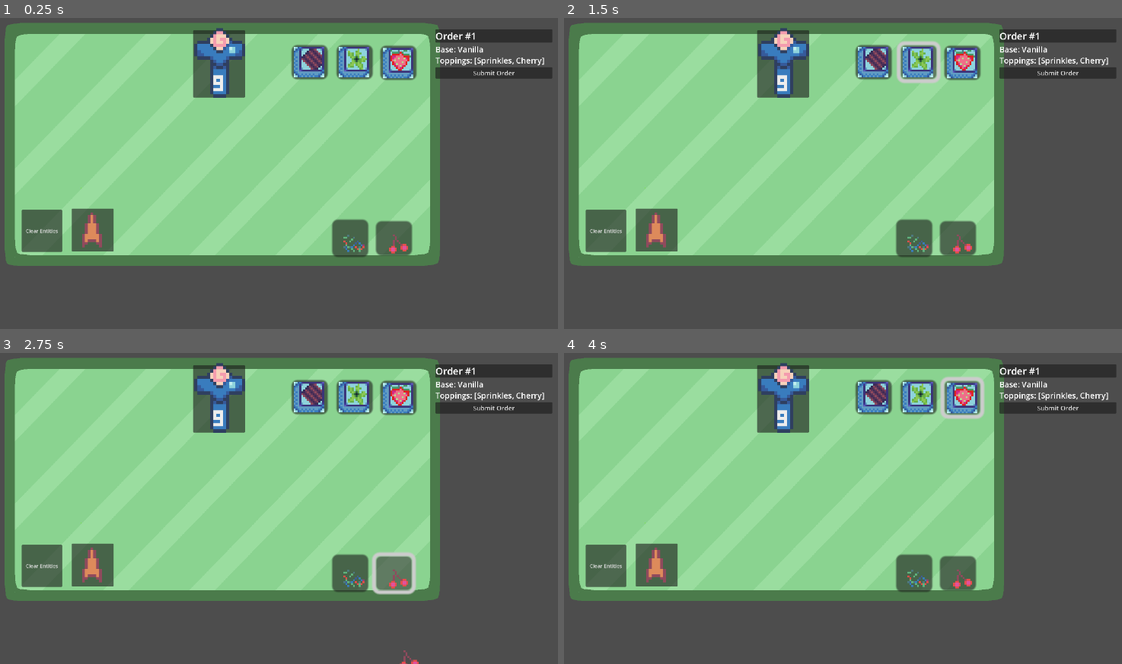
Above: before the commit, frames 1-4 (two rows, left to right).
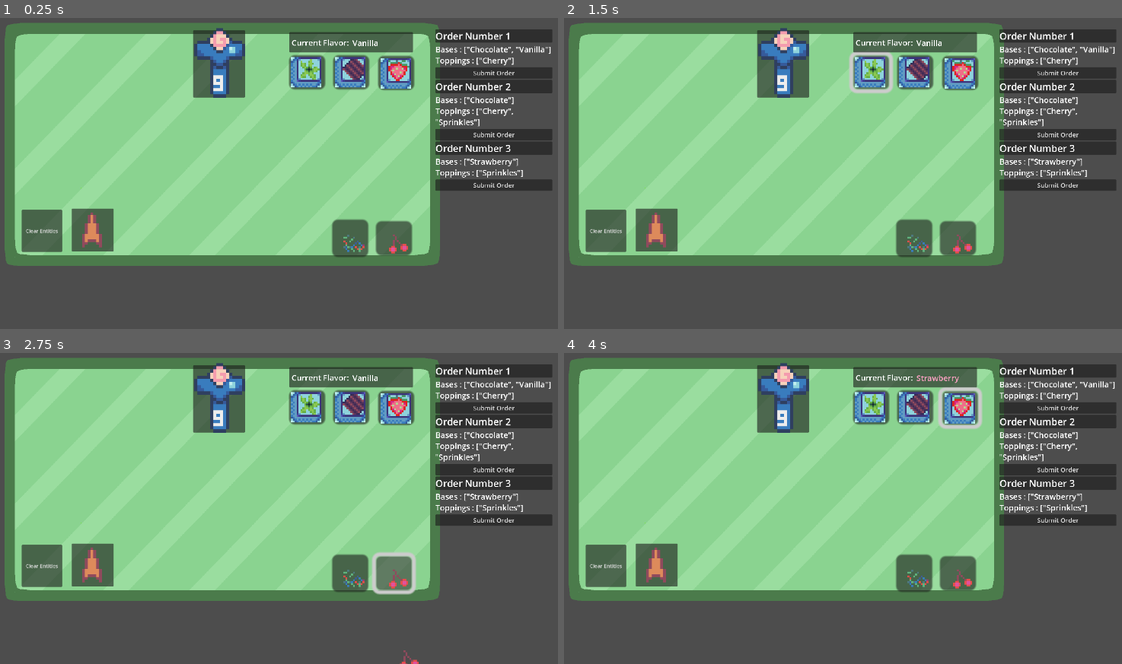
Above: after the commit, the same moments.

Repository: 2192375d/Touhou-Game-Jam-16-Cirno-s-Swirlaria
Game: Godot game, scene res://scenes/game_tablemenu.tscn
The game is run twice, just before and just after one commit, with the same random seed, the same clock (stepped at 60 frames per second) and the same inputs. This scene is started directly instead of the project's main scene.
Inputs (mouse positions are in pixels of both pictures, inside the frame that each line leads up to; where the layout moved, square brackets give the same spot in the first picture):
- Up to frame 1 (0.25 s): no input
- Up to frame 2 (1.5 s): click (915, 70) [870, 61] at 0.5 s; click (870, 70) [921, 61] at 1.25 s
- Up to frame 3 (2.75 s): click (396, 573) at 2 s
- Up to frame 4 (4 s): click (915, 573) at 2.75 s; click (960, 408) [960, 396] at 3.5 s

The runs differ from the first frame. In frame 1, 7.9% of the frame differs, in the area x 51-99%, y 4-56%; in frame 2, 8.2%; in frame 3, 7.9%; in frame 4, 8.1%.

Commit message:
feat: order hydration and flavor text

Diff:
--- a/scenes/game_tablemenu.tscn
+++ b/scenes/game_tablemenu.tscn
@@ -1,9 +1,10 @@
-[gd_scene load_steps=11 format=3 uid="uid://b468oxcelg53b"]
+[gd_scene load_steps=13 format=3 uid="uid://b468oxcelg53b"]
 
 [ext_resource type="Script" uid="uid://coqyk8dykhr6g" path="res://scripts/game_tablemenu.gd" id="1_mi270"]
 [ext_resource type="Texture2D" uid="uid://bj064owr3b45d" path="res://assets/cirno-game.png" id="2_a75m5"]
 [ext_resource type="Script" uid="uid://0nom2r2weapd" path="res://scripts/cream_raw.gd" id="3_a75m5"]
 [ext_resource type="Texture2D" uid="uid://32n2a0ujd5hy" path="res://assets/tablebg.png" id="3_xfssl"]
+[ext_resource type="Script" uid="uid://bm0saqtui60nh" path="res://scripts/orderpanel.gd" id="5_hf3yf"]
 
 [sub_resource type="TileSetAtlasSource" id="TileSetAtlasSource_hf3yf"]
 texture = ExtResource("2_a75m5")
@@ -697,6 +698,10 @@
 
 [sub_resource type="Theme" id="Theme_a75m5"]
 
+[sub_resource type="Theme" id="Theme_hf3yf"]
+TextPink/base_type = &"RichTextLabel"
+TextPink/colors/default_color = Color(0.9187019, 0.51058686, 0.87564236, 1)
+
 [node name="GameTablemenu" type="Node2D"]
 script = ExtResource("1_mi270")
 
@@ -732,10 +737,10 @@
 tile_set = SubResource("TileSet_twdh5")
 
 [node name="Chocolate" type="Button" parent="."]
-offset_left = 971.0
-offset_top = 182.00002
-offset_right = 990.0
-offset_bottom = 200.00002
+offset_left = 1102.0
+offset_top = 214.0
+offset_right = 1121.0
+offset_bottom = 232.0
 scale = Vector2(6, 6)
 
 [node name="TileMapLayer" type="TileMapLayer" parent="Chocolate"]
@@ -744,10 +749,10 @@
 tile_set = SubResource("TileSet_twdh5")
 
 [node name="Vanilla" type="Button" parent="."]
-offset_left = 1113.0
-offset_top = 182.00002
-offset_right = 1132.0
-offset_bottom = 200.00002
+offset_left = 963.0
+offset_top = 214.0
+offset_right = 982.0
+offset_bottom = 232.0
 scale = Vector2(6, 6)
 
 [node name="TileMapLayer" type="TileMapLayer" parent="Vanilla"]
@@ -781,10 +786,10 @@
 tile_set = SubResource("TileSet_twdh5")
 
 [node name="Strawberry" type="Button" parent="."]
-offset_left = 1251.0
-offset_top = 184.00002
-offset_right = 1270.0
-offset_bottom = 202.00002
+offset_left = 1244.0
+offset_top = 216.00002
+offset_right = 1263.0
+offset_bottom = 234.00002
 scale = Vector2(6, 6)
 
 [node name="TileMapLayer" type="TileMapLayer" parent="Strawberry"]
@@ -894,7 +899,9 @@
 offset_bottom = 719.0
 
 [node name="Order" type="VBoxContainer" parent="Control/VBoxContainer"]
+visible = false
 layout_mode = 2
+script = ExtResource("5_hf3yf")
 
 [node name="OrderNumberPanel" type="PanelContainer" parent="Control/VBoxContainer/Order"]
 layout_mode = 2
@@ -917,6 +924,35 @@
 theme = SubResource("Theme_a75m5")
 theme_override_font_sizes/font_size = 20
 text = "Submit Order"
+
+[node name="CurrentFlavor" type="Panel" parent="Control"]
+layout_mode = 0
+offset_left = -461.0
+offset_top = 5.0
+offset_right = -71.0
+offset_bottom = 69.0
+
+[node name="RichTextLabel" type="RichTextLabel" parent="Control/CurrentFlavor"]
+layout_mode = 0
+offset_left = 7.0
+offset_top = 16.0
+offset_right = 189.0
+offset_bottom = 54.0
+theme_override_font_sizes/normal_font_size = 25
+text = "Current Flavor:
+"
+fit_content = true
+
+[node name="Flavor" type="RichTextLabel" parent="Control/CurrentFlavor"]
+layout_mode = 0
+offset_left = 199.0
+offset_top = 17.0
+offset_right = 346.0
+offset_bottom = 55.0
+theme = SubResource("Theme_hf3yf")
+theme_override_font_sizes/normal_font_size = 25
+text = "Vanilla"
+fit_content = true
 
 [connection signal="button_down" from="Nozzle" to="." method="_on_nozzle_button_down"]
 [connection signal="button_up" from="Nozzle" to="." method="_on_nozzle_button_up"]
@@ -929,3 +965,5 @@
 [connection signal="pressed" from="Strawberry" to="." method="_on_strawberry_pressed"]
 [connection signal="timeout" from="NozzleTimer" to="." method="_on_timer_timeout"]
 [connection signal="pressed" from="ClearEntities" to="." method="_on_clear_entities_pressed"]
+[connection signal="orderfufilled" from="Control/VBoxContainer/Order" to="." method="_on_order_orderfufilled"]
+[connection signal="pressed" from="Control/VBoxContainer/Order/Button" to="Control/VBoxContainer/Order" method="_on_button_pressed"]
--- a/scripts/Order.gd
+++ b/scripts/Order.gd
@@ -1,7 +1,8 @@
-class_name Order extends Node
+class_name Order extends Resource
 
-enum Base {Vanilla, Chocolate, Strawberry}
-enum Ingredient {Sprinkles, Cherry}
+@export var base : Array[String]
+@export var ingredients : Array[String]
 
-@export var base : Base
-@export var ingredients : Array[Ingredient]
+func _init(p_base : Array[String], p_ingredients : Array[String]):
+	base = p_base
+	ingredients = p_ingredients
--- a/scripts/game_tablemenu.gd
+++ b/scripts/game_tablemenu.gd
@@ -1,15 +1,20 @@
 extends Node2D
 
 @onready var conesprite = get_node("ConeSprite")
-
 @onready var sprinklesspriteraw = get_node("SprinklesRaw")
 @onready var cherryspriteraw = get_node("CherryRaw")
-
 @onready var creamraw = get_node("CreamRaw")
 @onready var nozzlebutton = get_node("Nozzle")
+@onready var vboxcontainer = get_node("Control/VBoxContainer")
+@onready var ordertemplate = get_node("Control/VBoxContainer/Order")
+@onready var flavortext = get_node("Control/CurrentFlavor/Flavor")
 
-@export var orders = []
-
+var orders : Dictionary[int, Order] = {
+	1 : Order.new(["Chocolate", "Vanilla"], ["Cherry"]),
+	2 : Order.new(["Chocolate"], ["Cherry", "Sprinkles"]),
+	3 : Order.new(["Strawberry"], ["Sprinkles"])
+	}
+@export var inventory : Dictionary[String, int]
 
 var globalCone : Sprite2D = null
 var mousepos : Vector2
@@ -17,13 +22,37 @@
 var clickingNozzle : bool
 var creamqueue : Array[RigidBody2D] = []
 var toppingqueue : Array[RigidBody2D] = []
+var currentcomposition : Dictionary[String, int]
+var currentFlavor : String
+
+func displayOrders():
+	var numorder = 1
+	print("Displaying orders")
+	print(orders)
+	for key in orders:
+		var order = orders[key]
+		var newordercomponent : VBoxContainer = ordertemplate.duplicate()
+		newordercomponent.visible = true
+		newordercomponent.get_node("OrderNumberPanel").get_node("OrderNumber").text = "Order Number " + str(numorder)
+		numorder+=1
+		newordercomponent.get_node("OrderDetails").text = "Bases : " + str(order.base) + '\nToppings : ' + str(order.ingredients)
+		newordercomponent.ordernumber = key
+		print(newordercomponent)
+		vboxcontainer.add_child(newordercomponent)
+
 
 func _ready():
 	conesprite.get_node("StaticBody2D").get_node("CollisionPolygon2D").disabled = true
 	creamraw.get_node("CollisionPolygon2D").disabled = true
 	cherryspriteraw.get_node("CollisionShape2D").disabled = true
 	sprinklesspriteraw.get_node("CollisionShape2D").disabled = true
+	displayOrders()
 	print("Hello World")
+
+func _on_order_orderfufilled(ordernumber : int) -> void:
+	print(orders)
+	orders.erase(ordernumber)
+	# cash out
 
 func _input(event):
 	if event.is_action_pressed("mousedown"):
@@ -90,14 +119,28 @@
 		newcream.gravity_scale = 1.0
 		add_child(newcream)
 
+func set_flavor(flavor : String):
+	var targetcolor : Color
+	match flavor:
+		"Chocolate":
+			targetcolor = Color(0.778, 0.5, 0.351, 1.0)
+		"Vanilla":
+			targetcolor = Color(1.0, 1.0, 1.0, 1.0)
+		"Strawberry":
+			targetcolor = Color(0.977, 0.63, 0.761, 1.0)
+	creamraw.get_node("Polygon2D").color = targetcolor
+	flavortext.add_theme_color_override("default_color", targetcolor)
+	currentFlavor = flavor
+	flavortext.text = flavor
+
 func _on_chocolate_pressed() -> void:
-	creamraw.get_node("Polygon2D").color = Color(0.778, 0.5, 0.351, 1.0)
+	set_flavor("Chocolate")
 
 func _on_vanilla_pressed() -> void:
-	creamraw.get_node("Polygon2D").color = Color(1.0, 1.0, 1.0, 1.0)
+	set_flavor("Vanilla")
 
 func _on_strawberry_pressed() -> void:
-	creamraw.get_node("Polygon2D").color = Color(0.977, 0.63, 0.761, 1.0)
+	set_flavor("Strawberry")
 
 func _on_clear_entities_pressed() -> void:
 	for creamitem in creamqueue:
--- /dev/null
+++ b/scripts/orderpanel.gd
@@ -0,0 +1,18 @@
+extends VBoxContainer
+
+@export var ordernumber : int
+signal orderfufilled(ordernum : int)
+
+func _ready():
+	print("Hello World")
+
+func _input(event):
+	pass
+# Called every frame. 'delta' is the elapsed time since the previous frame.
+func _process(delta):
+	pass
+
+func _on_button_pressed() -> void:
+	orderfufilled.emit(ordernumber)
+	queue_free()
+	pass # Replace with function body.
Not shown, added: scripts/orderpanel.gd.uid
